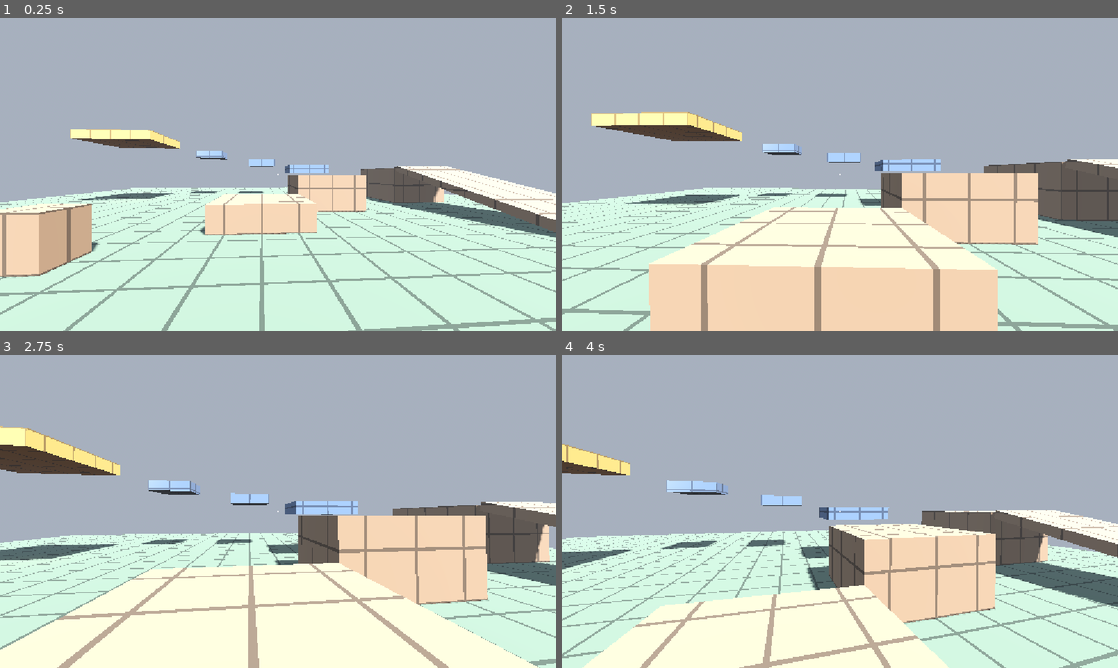
Above: before the commit, frames 1-4 (two rows, left to right).
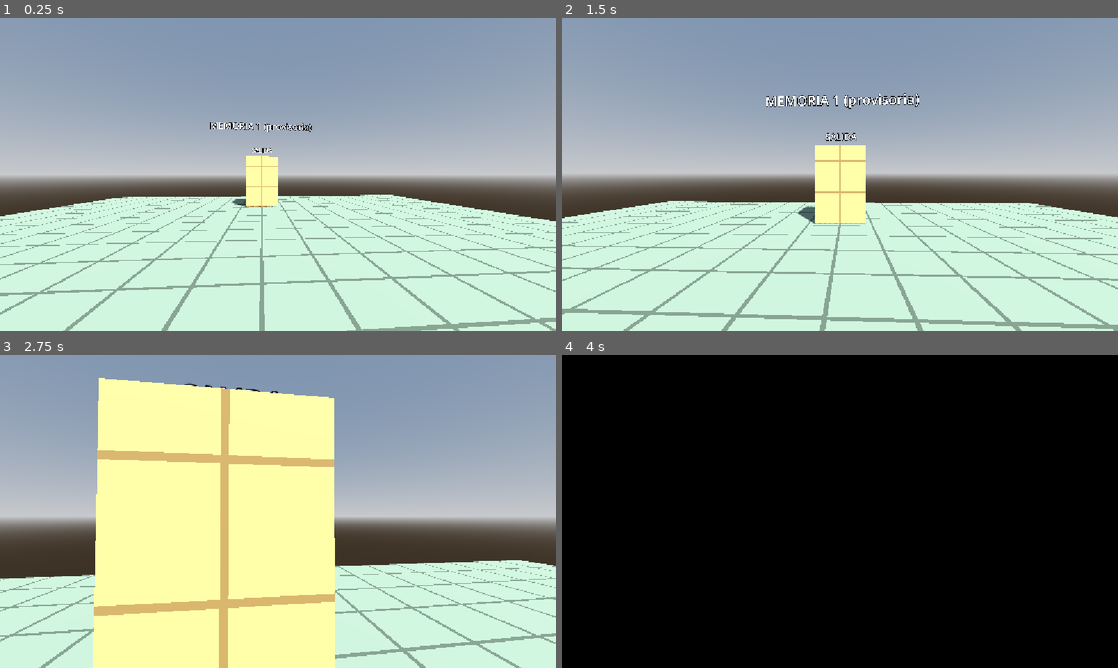
Above: after the commit, the same moments.

Repository: FacuWitt/tp_cved_juego
Game: Godot game, scene res://scenes/memories/memory_1.tscn
Two runs of this game, one before a commit and one after it. Both use one fixed random seed, a clock stepped at 60 frames per second and the inputs below. Before the commit the project starts from res://scenes/sandbox/sandbox.tscn.
Inputs (mouse positions are in pixels of both pictures, inside the frame that each line leads up to):
- Up to frame 1 (0.25 s): no input
- Up to frame 2 (1.5 s): tap Enter at 0.5 s; move the mouse to (867, 174) at 0.52 s; press the mouse at (867, 174) at 0.53 s; hold W (move_forward) from 0.53 s (still down); tap Space (jump) at 0.77 s; move the mouse to (812, 174) at 1.27 s; release the mouse at (812, 174) at 1.28 s; tap Shift (sprint) at 1.35 s
- Up to frame 3 (2.75 s): keep holding W (move_forward); tap Space (jump) at 1.52 s; move the mouse to (289, 505) at 2.02 s; press the mouse at (289, 505) at 2.03 s
- Up to frame 4 (4 s): keep holding W (move_forward); move the mouse to (834, 517) at 2.77 s; release the mouse at (834, 517) at 2.78 s; tap Shift (sprint) at 2.85 s; tap Space (jump) at 3.02, 3.77 s; move the mouse to (878, 514) at 3.52 s; press the mouse at (878, 514) at 3.53 s

The runs differ from the first frame. In frame 1, 40% of the frame differs, in the area x 0-100%, y 0-100%; in frame 2, 60%; in frame 3, 80%; in frame 4, 100%.

Commit message:
chore(proyecto): registra autoloads, atajos de debug F9/F10 y arranca en la memoria 1
Co-Authored-By: Claude Opus 5.5 <noreply@anthropic.com>
Claude-Session: https://claude.ai/code/session_012ksR1fHeueRAF4Vv8nz4cL

Diff:
--- a/project.godot
+++ b/project.godot
@@ -11,9 +11,14 @@
 [application]
 
 config/name="cved-prototipo-01"
-run/main_scene="res://scenes/sandbox/sandbox.tscn"
+run/main_scene="res://scenes/memories/memory_1.tscn"
 config/features=PackedStringArray("4.7", "Forward Plus")
 config/icon="res://icon.svg"
+
+[autoload]
+
+ScreenFade="*res://scenes/ui/screen_fade.tscn"
+GameFlow="*res://scripts/core/game_flow.gd"
 
 [display]
 
@@ -72,6 +77,17 @@
 ]
 }
 
+debug_next_memory={
+"deadzone": 0.2,
+"events": [Object(InputEventKey,"resource_local_to_scene":false,"resource_name":"","device":-1,"window_id":0,"alt_pressed":false,"shift_pressed":false,"ctrl_pressed":false,"meta_pressed":false,"pressed":false,"keycode":0,"physical_keycode":4194340,"key_label":0,"unicode":0,"location":0,"echo":false,"script":null)
+]
+}
+debug_restart_memory={
+"deadzone": 0.2,
+"events": [Object(InputEventKey,"resource_local_to_scene":false,"resource_name":"","device":-1,"window_id":0,"alt_pressed":false,"shift_pressed":false,"ctrl_pressed":false,"meta_pressed":false,"pressed":false,"keycode":0,"physical_keycode":4194341,"key_label":0,"unicode":0,"location":0,"echo":false,"script":null)
+]
+}
+
 [physics]
 
 3d/physics_engine="Jolt Physics"
